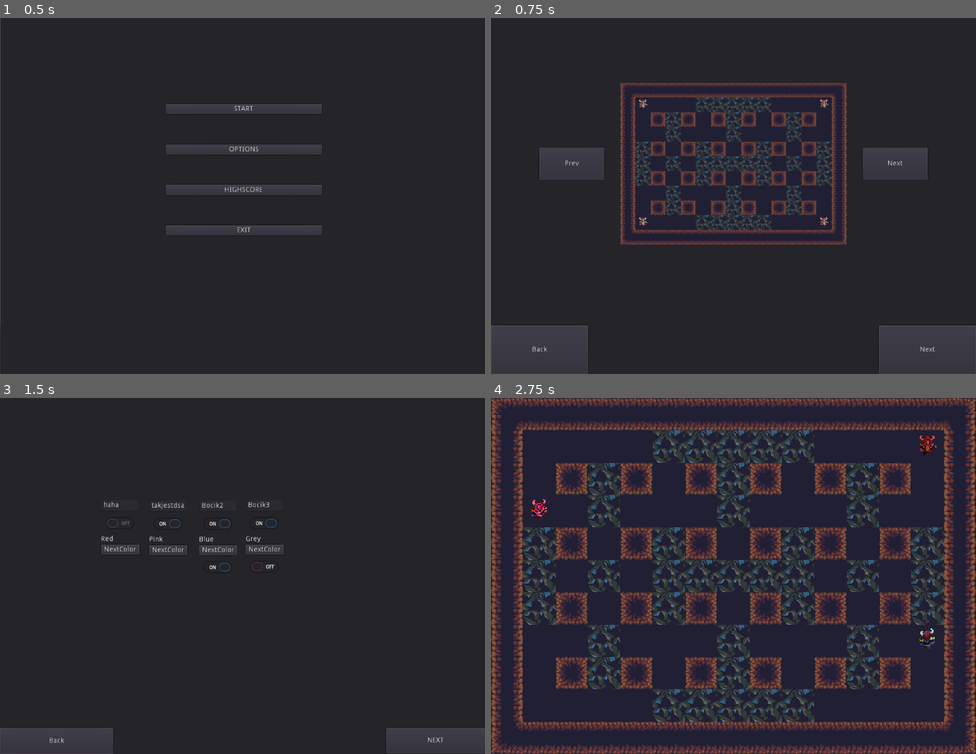
Above: before the commit, frames 1-4 (two rows, left to right).
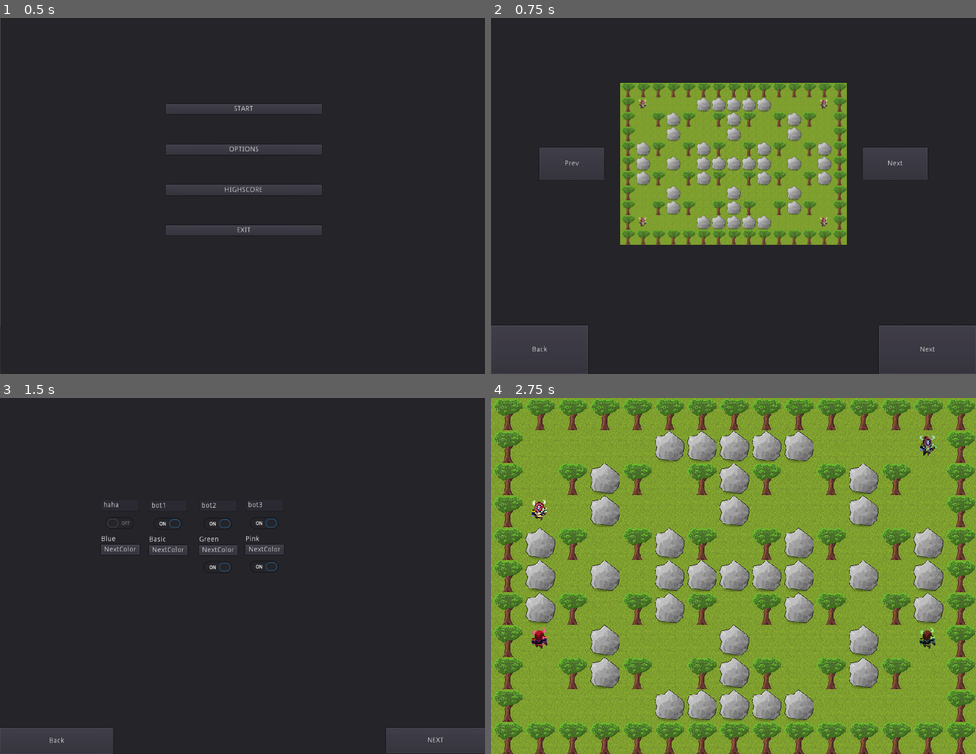
Above: after the commit, the same moments.

Repository: DominikWolek/bomber-game
Game: Godot game, scene res://GUI/MainMenuScene.tscn
The game is run twice, just before and just after one commit, with the same random seed, the same clock (stepped at 60 frames per second) and the same inputs.
Inputs:
- Up to frame 1 (0.5 s): no input
- Up to frame 2 (0.75 s): click "START" at 0.5 s
- Up to frame 3 (1.5 s): click "Next" at 1.25 s
- Up to frame 4 (2.75 s): click "NEXT" at 2 s

Frame 1 is identical in both runs. In frame 2, 21% of the frame differs, in the area x 26-74%, y 18-64%; in frame 3, 0.3%; in frame 4, 99%, in the area x 0-100%, y 0-100%.

Commit message:
bot now inherits from player

Diff:
--- a/Bomberman/Bot/Bot.gd
+++ b/Bomberman/Bot/Bot.gd
@@ -1,121 +1,15 @@
-extends KinematicBody2D
+extends "res://Player/Player.gd"
 
-var hp = 3
-var can_plant = 1
-var is_immortal = false
-var bomb_dmg = 1
-var player_id
-var danger_list = Array()
-var player = int()
-
-var score
-var dead
-
-export var color = Color(0, 0, 0)
-
-export (int) var speed = 200
-
-var velocity = Vector2()
-
-func set_nickname(nickname):
-	name = nickname
-func add_bomb():
-	can_plant += 1
-func increase_dmg():
-	bomb_dmg += 1
-func speed_up():
-	speed += 70
-
-func plant_bomb():
-	if can_plant > 0: # jeśli jest jakas bomba do podłożenia
-		can_plant -= 1
-		get_parent().place_bomb(position, player_id)
-		var timer = Timer.new()
-		timer.set_one_shot(true)
-		timer.set_wait_time(3) # po 3 sekundach wybucha bomba
-		timer.connect("timeout",self,"add_bomb")
-		add_child(timer)
-		timer.start()
-
-func not_immortal():
-	is_immortal = false
-
-func immediate_death(): # przy zmniejszaniu sie mapy
-	hp = 0
-	dead = true
-	Sounds.get_node("Death").position = position
-	Sounds.get_node("Death").play()
-	get_parent().active_players -= 1
-	if(get_parent().active_players == 1):
-		get_parent().winnerWinnerChickenDinner()
-	queue_free()
-
-func exploded(by_who):
-	if is_immortal:
-		return
-	else:
-		is_immortal = true
-		Sounds.get_node("Damage").position = position
-		Sounds.get_node("Damage").play()
-		if(by_who != player_id):
-			get_parent().scores[by_who] += 10
-		hp -= 1
-		if hp == 0:
-			if(by_who != player_id):
-				get_parent().scores[by_who] += 10
-			immediate_death()
-		else:
-			var timer = Timer.new()
-			timer.set_one_shot(true)
-			timer.set_wait_time(2) #2 sekundowa niesmiertelnosc
-			timer.connect("timeout",self,"not_immortal")
-			add_child(timer)
-			timer.start()
-
-func _check_color():
-	if(color != Color(0, 0, 0, 1)):
-		modulate = color
-
-func _ready():
-	dead = false
-	score = 0
-	get_parent().connect("explosion", self, "_on_bomb_explosion", danger_list, player)
-	get_parent().connect("winnerWinnerChickenDinner", self, "winner")
-	random_planting()
-
-func random_plant():
-	randomize()
-	var random_number = randi() % 10
-	if random_number <= 4:
-		plant_bomb()
-	random_planting()
-
-func random_planting():
-	var timer = Timer.new()
-	timer.set_one_shot(true)
-	timer.set_wait_time(1.5)
-	timer.connect("timeout", self, "random_plant")
-	add_child(timer)
-	timer.start()
-
-func winner():
-	if(!dead):
-		Highscore.try_to_add(name, score)
-
-func _on_bomb_explosion(danger_list, player):
-	for i in danger_list:
-		if ( i == get_parent().world_to_map(position)):
-			exploded(player)
-
-var right_vector = Vector2(64,0)
-var left_vector = Vector2(-64,0)
-var up_vector = Vector2(0,-64)
-var down_vector = Vector2(0,64)
+const right_vector = Vector2(64,0)
+const left_vector = Vector2(-64,0)
+const up_vector = Vector2(0,-64)
+const down_vector = Vector2(0,64)
 
 var position_to_achieve = position # pozycja którą będzie musiał osiągnąć bot
 var moving = false # na poczatku bot sie nie porusza
 var direction = "none"
 var stop = false
+
 
 func check_movement(position,prev_dir):
 	var array = [0,0,0,0]
@@ -165,8 +59,6 @@
 			return "up"
 		else:
 			return "down"
-
-
 
 func can_destroy(position, vector):
 	for i in range(bomb_dmg):
@@ -237,13 +129,30 @@
 			else:
 				velocity.y += 1
 				position_to_achieve = position + down_vector
-		velocity = velocity.normalized() * speed
+		velocity *= speed
 		play_animation()
 
+func random_plant():
+	randomize()
+	var random_number = randi() % 10
+	if random_number <= 4:
+		plant_bomb()
+	random_planting()
+
+func random_planting():
+	var timer = Timer.new()
+	timer.set_one_shot(true)
+	timer.set_wait_time(1.5)
+	timer.connect("timeout", self, "random_plant")
+	add_child(timer)
+	timer.start()
+
+
+func _ready():
+	random_planting()
+
+
 func _physics_process(delta):
-	get_parent().damage_list[player_id] = bomb_dmg
-	get_input()
-	move_and_slide(velocity)
 	if (direction == "right"):
 		if (position.x > position_to_achieve.x):
 			position.x = position_to_achieve.x
--- a/Bomberman/Bot/Bot.tscn
+++ b/Bomberman/Bot/Bot.tscn
@@ -17,7 +17,7 @@
 }
 
 [node name="Sprite" parent="." instance=ExtResource( 2 )]
-frame = 3
+frame = 4
 
 [node name="CollisionShape2D" type="CollisionShape2D" parent="."]
 shape = SubResource( 1 )
--- a/Bomberman/Player/Player.gd
+++ b/Bomberman/Player/Player.gd
@@ -1,5 +1,4 @@
 extends KinematicBody2D
-
 
 var hp = 3 # ilość punktów życia gracza, zakładamy że każdy gracz posiada 3 punkty życia na początku rozgrywki
 var can_plant = 1 # ilość bomb jakie może postawić gracz
@@ -14,7 +13,7 @@
 var dead # zmienna wskazująca na to, czy postać gracza żyje
 export var color = Color(0, 0, 0) # kolor dzięki któremu będziemy modulować wygląd postaci
 
-export (int) var speed = 200 # początkowa prędkość gracza
+var speed = 200 # początkowa prędkość gracza
 
 var velocity = Vector2() # wektor, za pomocą którego ustalamy kierunek ruchu gracza
 
@@ -49,6 +48,7 @@
 """
 func speed_up():
 	speed += 70
+	pass
 
 """
 Nazwa metody: plant_bomb
@@ -163,7 +163,10 @@
 		if ( i == get_parent().world_to_map(position)):
 			exploded(player)
 
-
+func _physics_process(delta):
+	get_parent().damage_list[player_id] = bomb_dmg
+	get_input()
+	move_and_slide(velocity) # funkcja odpowiedzialna za płynne poruszanie się postaci, tzw. sliding
 
 
 """
@@ -173,10 +176,8 @@
 odpowiednich graczy oraz poruszanie i wykrywanie podkładania bomby (ogołnie
 rzeczy związane z inputem)
 """
-func _physics_process(delta):
-	get_parent().damage_list[player_id] = bomb_dmg
-	get_input()
-	move_and_slide(velocity) # funkcja odpowiedzialna za płynne poruszanie się postaci, tzw. sliding
+
+
 
 """
 Nazwa metody: movement_direction
--- a/Bomberman/Player/Player.tscn
+++ b/Bomberman/Player/Player.tscn
@@ -19,7 +19,7 @@
 }
 
 [node name="Sprite" parent="." instance=ExtResource( 2 )]
-frame = 2
+frame = 4
 
 [node name="CollisionShape2D" type="CollisionShape2D" parent="."]
 shape = SubResource( 1 )
--- a/Bomberman/config.cfg
+++ b/Bomberman/config.cfg
@@ -1,6 +1,6 @@
 [map]
 
-map_type=1
+map_type=5
 
 [P1]
 
@@ -10,49 +10,49 @@
 up=87
 down=83
 bomb=32
-color=1
+color=2
 is_bot=false
 is_playing=true
 
 [P2]
 
-name="takjestdsa"
+name="bot1"
 right=68
 left=68
 up=87
 down=65
 bomb=65
-color=6
+color=0
 is_bot=true
 is_playing=true
 
 [P3]
 
-name="Bocik2"
+name="bot2"
 right=65
 left=68
 up=68
 down=70
 bomb=86
-color=2
+color=3
 is_bot=true
 is_playing=true
 
 [P4]
 
-name="Bocik3"
+name="bot3"
 right=67
 left=86
 up=65
 down=66
 bomb=32
-color=5
+color=6
 is_bot=true
-is_playing=false
+is_playing=true
 
 [Sounds]
 
 soundSwitch=true
 sfxSwitch=true
-sfx=-6.0
-sound=2.0
+sfx=-4.0
+sound=-4.0
Not shown, changed: Bomberman/high.score
